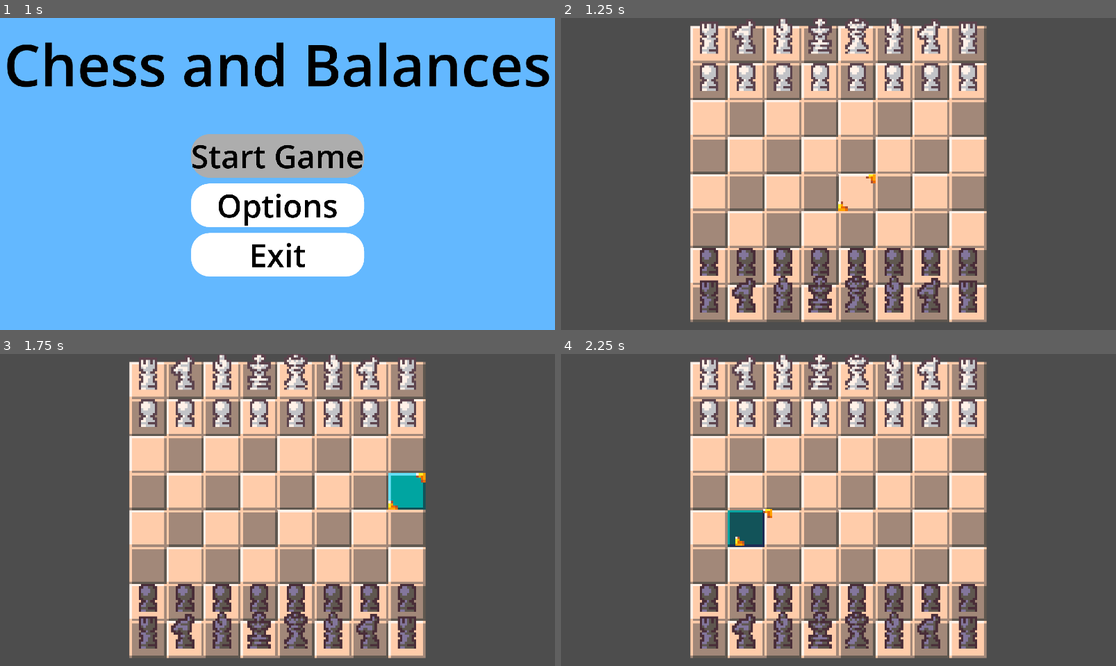
Above: before the commit, frames 1-4 (two rows, left to right).
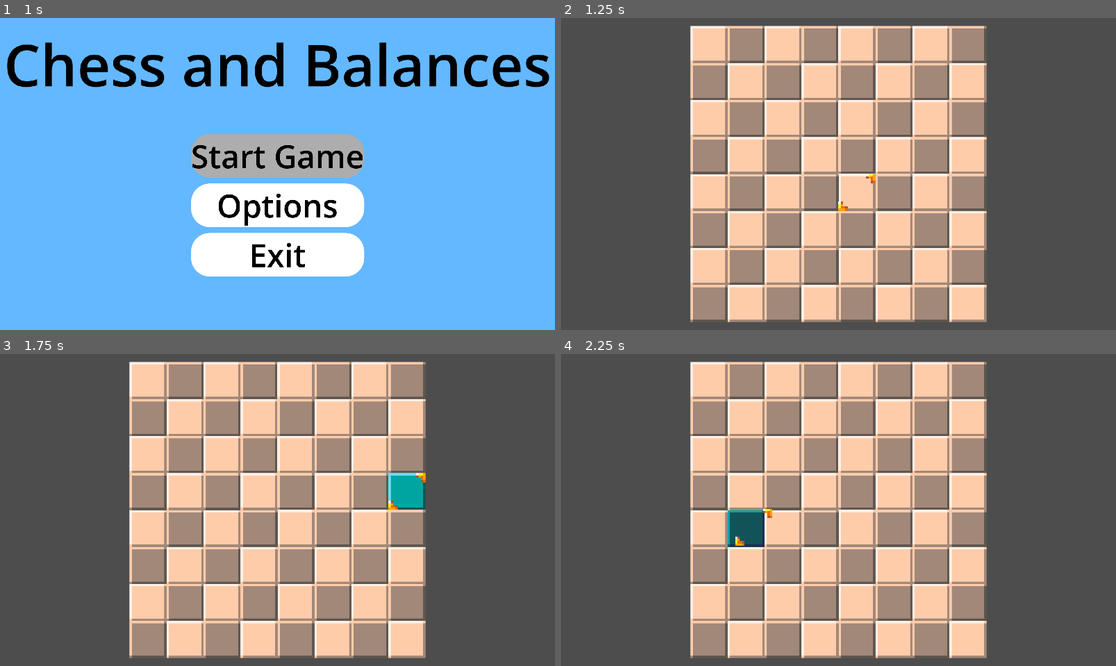
Above: after the commit, the same moments.

Repository: Software-ENGR-team-A/Chess
Game: Godot game, scene res://scenes/Menus/main_menu/main_menu.tscn
Same seed, same stepped clock (60 frames per second), same inputs: the game is played once before the commit and once after it. Sound files missing from this copy of the repository are replaced by a short silence.
Inputs (mouse positions are in pixels of both pictures, inside the frame that each line leads up to):
- Up to frame 1 (1 s): click "Start Game" at 0.5 s
- Up to frame 2 (1.25 s): no input
- Up to frame 3 (1.75 s): move the mouse to (399, 494) at 1.27 s; click (399, 494) at 1.42 s
- Up to frame 4 (2.25 s): tap Enter at 2 s; move the mouse to (727, 525) at 2.02 s; click (727, 525) at 2.17 s

Frame 1 is identical in both runs. In frame 2, 10% of the frame differs, in the area x 25-75%, y 0-95%; in frame 3, 10%; in frame 4, 10%.
Error after the commit: Parse Error: Class "Pawn" hides a global script class. (res://scenes/piece/pawn.gd:1)

Commit message:
Lowercase all file names

Diff:
--- a/scenes/Menus/main_menu/main_menu.gd
+++ b/scenes/Menus/main_menu/main_menu.gd
@@ -6,12 +6,12 @@
 const AUDIO_BUS := preload("res://scenes/sound_system/default_bus_layout.tres")
 
 # Load all piece classes to prevent null pointers
-const PAWN_SCRIPT := preload("res://scenes/piece/Pawn.gd")
-const ROOK_SCRIPT := preload("res://scenes/piece/Rook.gd")
-const KNIGHT_SCRIPT := preload("res://scenes/piece/Knight.gd")
-const BISHOP_SCRIPT := preload("res://scenes/piece/Bishop.gd")
-const QUEEN_SCRIPT := preload("res://scenes/piece/Queen.gd")
-const KING_SCRIPT := preload("res://scenes/piece/King.gd")
+const PAWN_SCRIPT := preload("res://scenes/piece/pawn.gd")
+const ROOK_SCRIPT := preload("res://scenes/piece/rook.gd")
+const KNIGHT_SCRIPT := preload("res://scenes/piece/knight.gd")
+const BISHOP_SCRIPT := preload("res://scenes/piece/bishop.gd")
+const QUEEN_SCRIPT := preload("res://scenes/piece/queen.gd")
+const KING_SCRIPT := preload("res://scenes/piece/king.gd")
 
 @export var start_button: Button
 @export var option_button: Button
--- a/scenes/Menus/main_menu/main_menu.tscn
+++ b/scenes/Menus/main_menu/main_menu.tscn
@@ -1,15 +1,20 @@
 [gd_scene load_steps=13 format=3 uid="uid://dxqgoubxk84a6"]
 
-[ext_resource type="Script" uid="uid://bb5qfo26fkduu" path="res://scenes/Menus/main_menu/main_menu.gd" id="1_0ebjn"]
-[ext_resource type="Texture2D" uid="uid://3kyydh464o4p" path="res://assets/Backgrounds/lightblue.png" id="1_fsom3"]
+[ext_resource type="Script" uid="uid://dy42uhk668n0y" path="res://scenes/menus/main_menu/main_menu.gd" id="1_0ebjn"]
+[ext_resource type="Texture2D" uid="uid://j2qrqfsy6mpo" path="res://assets/backgrounds/light_blue.png" id="1_fsom3"]
 
 [sub_resource type="SystemFont" id="SystemFont_0ebjn"]
 font_names = PackedStringArray("Impact")
 
-[sub_resource type="StyleBoxEmpty" id="StyleBoxEmpty_ob46e"]
+[sub_resource type="StyleBoxFlat" id="StyleBoxFlat_fsom3"]
+bg_color = Color(1, 1, 1, 1)
+corner_radius_top_left = 64
+corner_radius_top_right = 64
+corner_radius_bottom_right = 64
+corner_radius_bottom_left = 64
 
-[sub_resource type="StyleBoxFlat" id="StyleBoxFlat_uqeha"]
-bg_color = Color(0.843184, 0.843184, 0.843184, 1)
+[sub_resource type="StyleBoxFlat" id="StyleBoxFlat_wem23"]
+bg_color = Color(0.577008, 0.577008, 0.577008, 1)
 corner_radius_top_left = 64
 corner_radius_top_right = 64
 corner_radius_bottom_right = 64
@@ -22,19 +27,14 @@
 corner_radius_bottom_right = 64
 corner_radius_bottom_left = 64
 
-[sub_resource type="StyleBoxFlat" id="StyleBoxFlat_wem23"]
-bg_color = Color(0.577008, 0.577008, 0.577008, 1)
+[sub_resource type="StyleBoxFlat" id="StyleBoxFlat_uqeha"]
+bg_color = Color(0.843184, 0.843184, 0.843184, 1)
 corner_radius_top_left = 64
 corner_radius_top_right = 64
 corner_radius_bottom_right = 64
 corner_radius_bottom_left = 64
 
-[sub_resource type="StyleBoxFlat" id="StyleBoxFlat_fsom3"]
-bg_color = Color(1, 1, 1, 1)
-corner_radius_top_left = 64
-corner_radius_top_right = 64
-corner_radius_bottom_right = 64
-corner_radius_bottom_left = 64
+[sub_resource type="StyleBoxEmpty" id="StyleBoxEmpty_ob46e"]
 
 [sub_resource type="StyleBoxFlat" id="StyleBoxFlat_ob46e"]
 corner_radius_top_left = 64
@@ -42,13 +42,13 @@
 corner_radius_bottom_right = 64
 corner_radius_bottom_left = 64
 
-[sub_resource type="StyleBoxEmpty" id="StyleBoxEmpty_0ebjn"]
-
 [sub_resource type="StyleBoxFlat" id="StyleBoxFlat_3ovsr"]
 corner_radius_top_left = 64
 corner_radius_top_right = 64
 corner_radius_bottom_right = 64
 corner_radius_bottom_left = 64
+
+[sub_resource type="StyleBoxEmpty" id="StyleBoxEmpty_0ebjn"]
 
 [sub_resource type="SystemFont" id="SystemFont_uqeha"]
 font_names = PackedStringArray("Impact")
@@ -92,52 +92,52 @@
 
 [node name="Start_Button" type="Button" parent="TextureRect/VBoxContainer"]
 layout_mode = 2
-theme_override_colors/font_hover_pressed_color = Color(0, 0, 0, 1)
-theme_override_colors/font_hover_color = Color(0, 0, 0, 1)
-theme_override_colors/icon_pressed_color = Color(0, 0, 0, 1)
 theme_override_colors/font_color = Color(0, 0, 0, 1)
 theme_override_colors/font_focus_color = Color(0, 0, 0, 1)
 theme_override_colors/font_pressed_color = Color(0, 0, 0, 1)
+theme_override_colors/font_hover_color = Color(0, 0, 0, 1)
+theme_override_colors/font_hover_pressed_color = Color(0, 0, 0, 1)
+theme_override_colors/icon_pressed_color = Color(0, 0, 0, 1)
 theme_override_fonts/font = SubResource("SystemFont_0ebjn")
 theme_override_font_sizes/font_size = 110
+theme_override_styles/normal = SubResource("StyleBoxFlat_fsom3")
+theme_override_styles/pressed = SubResource("StyleBoxFlat_wem23")
+theme_override_styles/hover = SubResource("StyleBoxFlat_0ebjn")
+theme_override_styles/hover_mirrored = SubResource("StyleBoxFlat_uqeha")
 theme_override_styles/focus = SubResource("StyleBoxEmpty_ob46e")
-theme_override_styles/hover_mirrored = SubResource("StyleBoxFlat_uqeha")
-theme_override_styles/hover = SubResource("StyleBoxFlat_0ebjn")
-theme_override_styles/pressed = SubResource("StyleBoxFlat_wem23")
-theme_override_styles/normal = SubResource("StyleBoxFlat_fsom3")
 text = "Start Game"
 
 [node name="Option_Button" type="Button" parent="TextureRect/VBoxContainer"]
 layout_mode = 2
-theme_override_colors/font_hover_pressed_color = Color(0, 0, 0, 1)
-theme_override_colors/font_hover_color = Color(0, 0, 0, 1)
-theme_override_colors/icon_pressed_color = Color(0, 0, 0, 1)
 theme_override_colors/font_color = Color(0, 0, 0, 1)
 theme_override_colors/font_focus_color = Color(0, 0, 0, 1)
 theme_override_colors/font_pressed_color = Color(0, 0, 0, 1)
+theme_override_colors/font_hover_color = Color(0, 0, 0, 1)
+theme_override_colors/font_hover_pressed_color = Color(0, 0, 0, 1)
+theme_override_colors/icon_pressed_color = Color(0, 0, 0, 1)
 theme_override_fonts/font = SubResource("SystemFont_0ebjn")
 theme_override_font_sizes/font_size = 110
+theme_override_styles/normal = SubResource("StyleBoxFlat_fsom3")
+theme_override_styles/pressed = SubResource("StyleBoxFlat_wem23")
+theme_override_styles/hover = SubResource("StyleBoxFlat_ob46e")
+theme_override_styles/hover_mirrored = SubResource("StyleBoxFlat_uqeha")
 theme_override_styles/focus = SubResource("StyleBoxEmpty_ob46e")
-theme_override_styles/hover_mirrored = SubResource("StyleBoxFlat_uqeha")
-theme_override_styles/hover = SubResource("StyleBoxFlat_ob46e")
-theme_override_styles/pressed = SubResource("StyleBoxFlat_wem23")
-theme_override_styles/normal = SubResource("StyleBoxFlat_fsom3")
 text = "Options"
 
 [node name="Exit_Button" type="Button" parent="TextureRect/VBoxContainer"]
 layout_mode = 2
-theme_override_colors/font_hover_pressed_color = Color(0, 0, 0, 1)
-theme_override_colors/font_hover_color = Color(0, 0, 0, 1)
-theme_override_colors/icon_pressed_color = Color(0, 0, 0, 1)
 theme_override_colors/font_color = Color(0, 0, 0, 1)
 theme_override_colors/font_focus_color = Color(0, 0, 0, 1)
 theme_override_colors/font_pressed_color = Color(0, 0, 0, 1)
+theme_override_colors/font_hover_color = Color(0, 0, 0, 1)
+theme_override_colors/font_hover_pressed_color = Color(0, 0, 0, 1)
+theme_override_colors/icon_pressed_color = Color(0, 0, 0, 1)
 theme_override_fonts/font = SubResource("SystemFont_0ebjn")
 theme_override_font_sizes/font_size = 110
+theme_override_styles/normal = SubResource("StyleBoxFlat_fsom3")
+theme_override_styles/pressed = SubResource("StyleBoxFlat_wem23")
+theme_override_styles/hover = SubResource("StyleBoxFlat_3ovsr")
 theme_override_styles/focus = SubResource("StyleBoxEmpty_0ebjn")
-theme_override_styles/hover = SubResource("StyleBoxFlat_3ovsr")
-theme_override_styles/pressed = SubResource("StyleBoxFlat_wem23")
-theme_override_styles/normal = SubResource("StyleBoxFlat_fsom3")
 text = "Exit"
 
 [node name="Label" type="Label" parent="TextureRect"]
--- a/scenes/piece/piece.tscn
+++ b/scenes/piece/piece.tscn
@@ -1,7 +1,7 @@
 [gd_scene load_steps=3 format=3 uid="uid://c7k57d4hiqhd1"]
 
 [ext_resource type="Script" uid="uid://dbfahhjcplmb6" path="res://scenes/piece/piece.gd" id="1_huli3"]
-[ext_resource type="SpriteFrames" uid="uid://djyaadn235qky" path="res://scenes/piece/PieceAnims.tres" id="2_huli3"]
+[ext_resource type="SpriteFrames" uid="uid://djyaadn235qky" path="res://scenes/piece/piece_anims.tres" id="2_huli3"]
 
 [node name="Piece" type="Node2D"]
 script = ExtResource("1_huli3")
--- a/scenes/sound_system/audio_manager.tscn
+++ b/scenes/sound_system/audio_manager.tscn
@@ -1,17 +1,17 @@
 [gd_scene load_steps=15 format=3 uid="uid://d1kqs01ig1dug"]
 
 [ext_resource type="Script" uid="uid://dlvmb6alpnxru" path="res://scenes/sound_system/audio_manager.gd" id="1_fagox"]
-[ext_resource type="AudioStream" uid="uid://cey7wge5eiaav" path="res://assets/Audio/Movement/capture.ogg" id="2_x5gnv"]
-[ext_resource type="AudioStream" uid="uid://bhq10o65ma8vf" path="res://assets/Audio/Movement/invalidMove.ogg" id="5_sbso7"]
-[ext_resource type="AudioStream" uid="uid://ceu2thot4wl4d" path="res://assets/Audio/Movement/pickup.ogg" id="6_mp3ft"]
-[ext_resource type="AudioStream" uid="uid://da2j3p83e3nh0" path="res://assets/Audio/Movement/SmallExplosion8-Bit.ogg" id="6_x5gnv"]
-[ext_resource type="AudioStream" uid="uid://b53vtwpfonyqr" path="res://assets/Audio/Movement/place.ogg" id="7_e5y6x"]
-[ext_resource type="AudioStream" uid="uid://76qhvfd2w1rk" path="res://assets/Audio/Movement/BossDeath.ogg" id="7_sbso7"]
-[ext_resource type="Script" uid="uid://cfcgaocxt5vrm" path="res://scenes/sound_system/sound_groups/MovementSounds.gd" id="8_e5y6x"]
-[ext_resource type="AudioStream" uid="uid://3hd0r4ghxld2" path="res://assets/Audio/Movement/Slash8-Bit.ogg" id="8_mp3ft"]
-[ext_resource type="AudioStream" uid="uid://c4yb3qh14ub3e" path="res://assets/Audio/Menu/Cancel8-Bit.ogg" id="10_exi1o"]
-[ext_resource type="AudioStream" uid="uid://cdwm8arfklnxg" path="res://assets/Audio/Menu/Menu8-Bit.ogg" id="11_cv2ok"]
-[ext_resource type="Script" uid="uid://d0rxdfdq67rol" path="res://scenes/sound_system/sound_groups/MenuSounds.gd" id="12_ygj4p"]
+[ext_resource type="AudioStream" uid="uid://k62kwx56okre" path="res://assets/audio/movement/capture.ogg" id="2_x5gnv"]
+[ext_resource type="AudioStream" uid="uid://bq8ffcsi5y7aq" path="res://assets/audio/movement/invalid_move.ogg" id="5_sbso7"]
+[ext_resource type="AudioStream" uid="uid://cwns48lve41oh" path="res://assets/audio/movement/pickup.ogg" id="6_mp3ft"]
+[ext_resource type="AudioStream" uid="uid://dtnrgrgptfnqn" path="res://assets/audio/movement/small_explosion_8_bit.ogg" id="6_x5gnv"]
+[ext_resource type="AudioStream" uid="uid://hp4i7wwekb38" path="res://assets/audio/movement/place.ogg" id="7_e5y6x"]
+[ext_resource type="AudioStream" uid="uid://cv7t2mxa1n2p1" path="res://assets/audio/movement/boss_death.ogg" id="7_sbso7"]
+[ext_resource type="Script" uid="uid://cfcgaocxt5vrm" path="res://scenes/sound_system/sound_groups/movement_sounds.gd" id="8_e5y6x"]
+[ext_resource type="AudioStream" uid="uid://cr2ie0ejroua3" path="res://assets/audio/movement/slash_8_bit.ogg" id="8_mp3ft"]
+[ext_resource type="AudioStream" uid="uid://q7s18kpviutr" path="res://assets/audio/menu/cancel_8_bit.ogg" id="10_exi1o"]
+[ext_resource type="AudioStream" uid="uid://bl5u15xo2o2xr" path="res://assets/audio/menu/menu_8_bit.ogg" id="11_cv2ok"]
+[ext_resource type="Script" uid="uid://d0rxdfdq67rol" path="res://scenes/sound_system/sound_groups/menu_sounds.gd" id="12_ygj4p"]
 
 [sub_resource type="Resource" id="Resource_3ygxf"]
 script = ExtResource("8_e5y6x")
--- a/scenes/sound_system/music_manager.tscn
+++ b/scenes/sound_system/music_manager.tscn
@@ -1,12 +1,12 @@
 [gd_scene load_steps=9 format=3 uid="uid://cf61el76vl4tq"]
 
 [ext_resource type="Script" uid="uid://c45ctc3qhh6uj" path="res://scenes/sound_system/music_manager.gd" id="1_1wwso"]
-[ext_resource type="AudioStream" uid="uid://xofqpdy6pen2" path="res://assets/Audio/Music/Elevator Music (Kevin MacLeod) - Background Music (HD) [TubeRipper.cc].ogg" id="2_v8i07"]
-[ext_resource type="AudioStream" uid="uid://d4f8wngp0nj0p" path="res://assets/Audio/Music/Bensound The Elevator Bossa Nova [TubeRipper.cc].ogg" id="3_mtasi"]
-[ext_resource type="AudioStream" uid="uid://u7qvlu6xv6i7" path="res://assets/Audio/Music/lofi1.ogg" id="4_hijaf"]
-[ext_resource type="AudioStream" uid="uid://cr4477bv6ukp2" path="res://assets/Audio/Music/lofi2.ogg" id="5_7ph2o"]
-[ext_resource type="AudioStream" uid="uid://cx62ycme0u7l8" path="res://assets/Audio/Music/lofi3.ogg" id="6_amhjc"]
-[ext_resource type="Script" uid="uid://d0ojdri2wc8u7" path="res://scenes/sound_system/sound_groups/MusicLibrary.gd" id="7_7ph2o"]
+[ext_resource type="AudioStream" uid="uid://gxgft2swshyi" path="res://assets/audio/music/elevator_music_kevin_macleod.ogg" id="2_v8i07"]
+[ext_resource type="AudioStream" uid="uid://comq52heu4p40" path="res://assets/audio/music/bensound_the_elevator_bossa_nova.ogg" id="3_mtasi"]
+[ext_resource type="AudioStream" uid="uid://d4calvgcvth2b" path="res://assets/audio/music/lofi1.ogg" id="4_hijaf"]
+[ext_resource type="AudioStream" uid="uid://cjnmbp2h63roe" path="res://assets/audio/music/lofi2.ogg" id="5_7ph2o"]
+[ext_resource type="AudioStream" uid="uid://bcwyo6c2hx64y" path="res://assets/audio/music/lofi3.ogg" id="6_amhjc"]
+[ext_resource type="Script" uid="uid://d0ojdri2wc8u7" path="res://scenes/sound_system/sound_groups/music_library.gd" id="7_7ph2o"]
 
 [sub_resource type="Resource" id="Resource_amhjc"]
 script = ExtResource("7_7ph2o")
Not shown, removed: assets/Audio/Menu/Cancel8-Bit.ogg.import
Not shown, removed: assets/Audio/Menu/Menu8-Bit.ogg.import
Not shown, removed: assets/Audio/Menu/Select8-Bit.ogg.import
Not shown, removed: assets/Audio/Movement/BossDeath.ogg.import
Not shown, removed: assets/Audio/Movement/Slash8-Bit.ogg.import
Not shown, removed: assets/Audio/Movement/SmallExplosion8-Bit.ogg.import
Not shown, added: assets/Audio/Movement/boss_death.ogg.import
Not shown, changed: assets/Audio/Movement/capture.ogg.import
Not shown, removed: assets/Audio/Movement/invalidMove.ogg.import
Not shown, added: assets/Audio/Movement/invalid_move.ogg.import
Not shown, changed: assets/Audio/Movement/pickup.ogg.import
Not shown, changed: assets/Audio/Movement/place.ogg.import
(and 36 more such lines)
